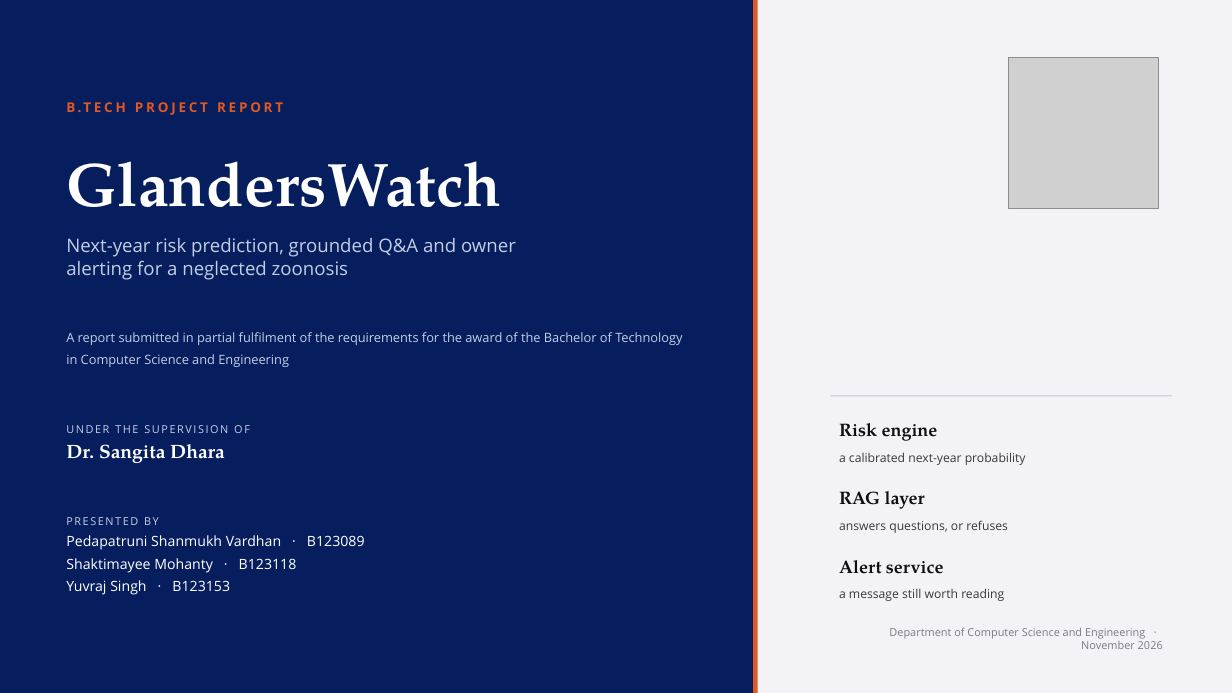
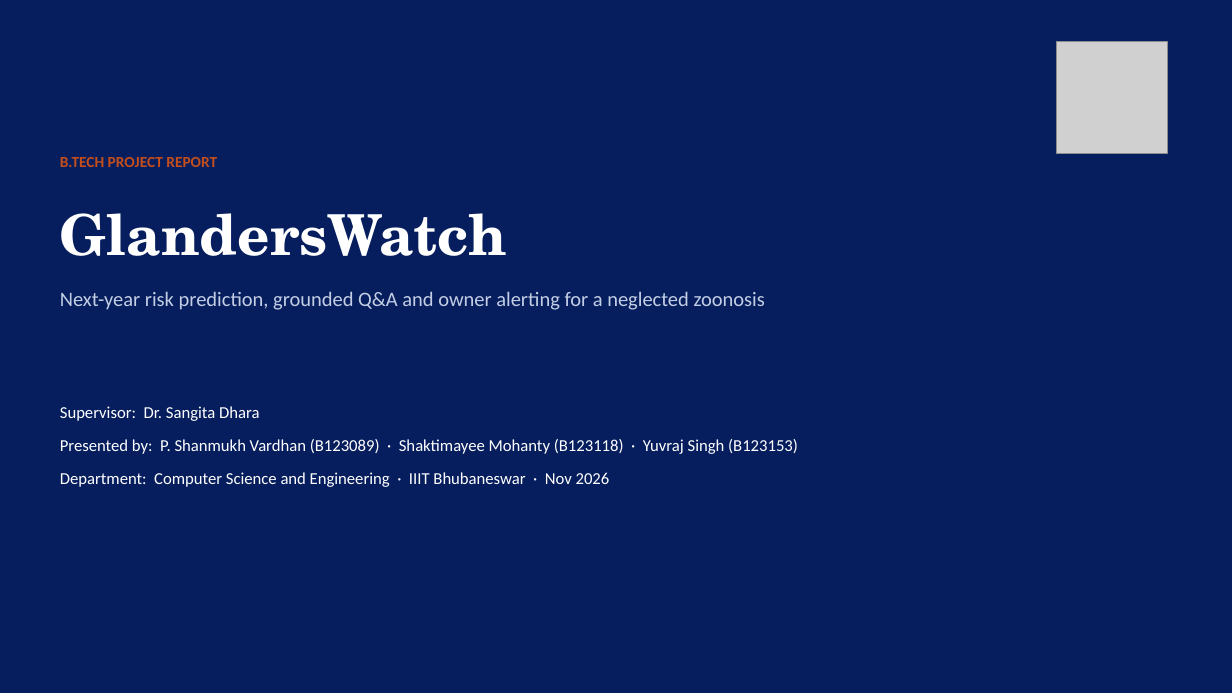
Before and after one commit to YuvrajSingh-mist/glandersWatch, a slide deck: slide 1 of slides/GlandersWatch_Deck.pptx. Drawn at 1232x693 pixels with LibreOffice and Linux fonts; fonts in the diff are those of the drawing; grey boxes stand for pictures. Boxes give left, top, right and bottom in pixels: in the first picture for what was removed or moved away, otherwise in the second. Text is boxed around its words. In the diff, an @@ line names an element or a change of style, - is before the commit and + after.

Commit message:
Simplify deck design and use report-exported figures only
Replace decorative pipeline art with charts cropped from Final_v2,
flatten the visual style to white slides with navy accents, and keep
IIIT logo as the only non-report image.

```diff
--- a/slides/GlandersWatch_Deck.pptx
+++ b/slides/GlandersWatch_Deck.pptx
@@ rectangle at [0,0,1232,693]: fill #F3F3F7 to #061E5E @@
@@ rectangle removed at [0,0,753,693] @@
@@ rectangle removed at [753,0,758,693] @@
@@ picture: place and size @@
-picture at [1008,57,1158,208]
+picture at [1056,42,1167,153]
@@ text "B.TECH PROJECT REPORT": place and size @@
-text "B.TECH PROJECT REPORT" at [66,102,91,112]
+text "B.TECH PROJECT REPORT" at [60,157,217,167]
@@ text "B.TECH PROJECT REPORT" at [60,157,217,167]: size 10.5 to 12 pt, font Open Sans to Calibri, text colour #E25822 to #C44E1C, letter spacing 2.2 to 0 pt @@
@@ text at [66,161,501,207]: paragraph removed @@
-GlandersWatch
@@ text added at [60,213,507,256], 44 pt, text #FFFFFF, bold @@
+GlandersWatch
@@ text "Next-year risk prediction, grounded Q&A ...": place and size @@
-text "Next-year risk prediction, grounded Q&A ..." at [66,161,516,280]
+text "Next-year risk prediction, grounded Q&A ..." at [60,291,765,310]
@@ text "Next-year risk prediction, grounded Q&A ..." at [60,291,765,310]: size 14.5 to 16 pt, font Open Sans to Calibri; less space between paragraphs @@
@@ text removed at [66,332,682,367] @@
-A report submitted in partial fulfilment of the requirements for the award of the Bachelor of Technology in Computer Science and Engineering
@@ text at [60,406,798,487]: text changed; size 11 to 13 pt; font Open Sans to Calibri @@
-PRESENTED BY
-Pedapatruni Shanmukh Vardhan · B123089
-Shaktimayee Mohanty · B123118
-Yuvraj Singh · B123153
+Supervisor: Dr. Sangita Dhara
+Presented by: P. Shanmukh Vardhan (B123089) · Shaktimayee Mohanty (B123118) · Yuvraj Singh (B123153)
+Department: Computer Science and Engineering · IIIT Bhubaneswar · Nov 2026
@@ rectangle removed at [830,396,1172,396] @@
@@ text removed at [66,425,250,463] @@
-UNDER THE SUPERVISION OF
-Dr. Sangita Dhara
@@ text removed at [839,423,938,441] @@
-Risk engine
@@ text removed at [839,452,1026,465] @@
-a calibrated next-year probability
@@ text removed at [839,491,925,509] @@
-RAG layer
@@ text removed at [839,520,1008,533] @@
-answers questions, or refuses
@@ text removed at [839,560,944,574] @@
-Alert service
@@ text removed at [839,588,1004,601] @@
-a message still worth reading
@@ text removed at [889,628,1163,649] @@
-Department of Computer Science and Engineering · November 2026
```
Also in this commit, not shown: 16 other slides changed, 6 slides added, 7 slides removed, 14 other files.
